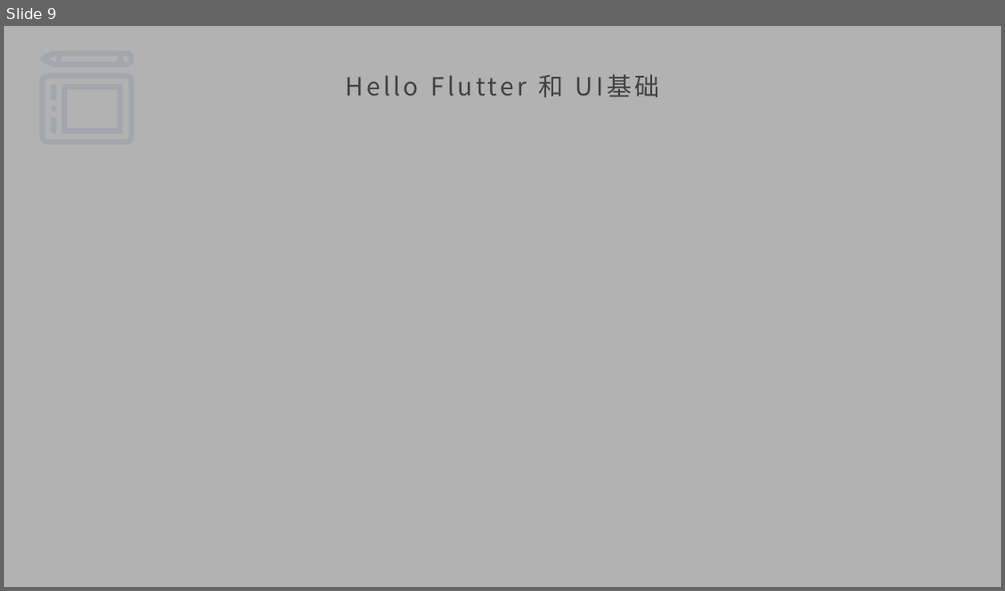
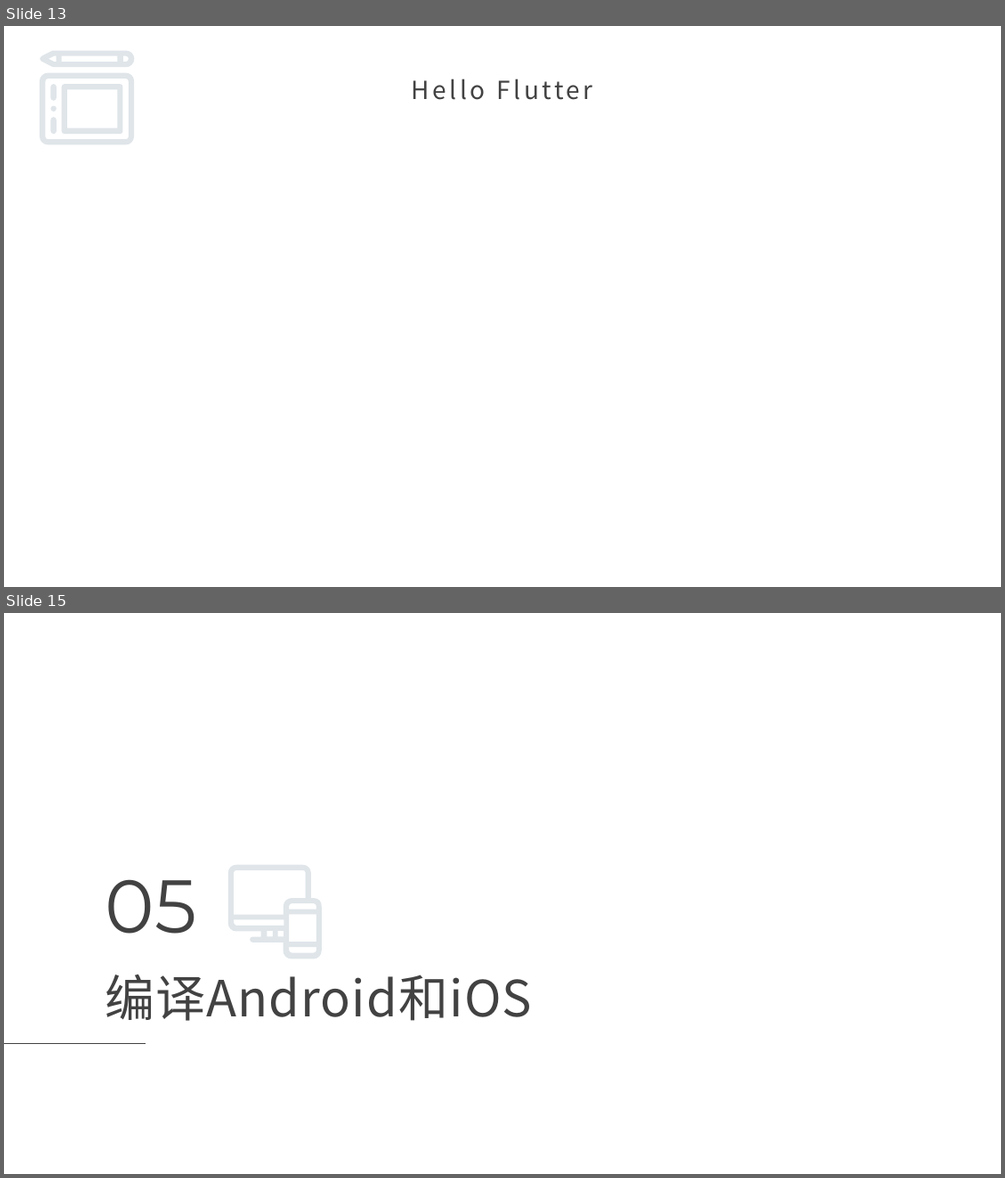
Before and after one commit to maosong-pactera/training, a slide deck: flutter/移动端Flutter_第1课_如何开始工作？.pptx. Shown one above the other, each under a label of ours: slide 9 before the commit, slides 13 and 15 after it; the slides between them are not shown. The pictures are 1005x591 and 1005x1178 pixels, drawn with LibreOffice and Linux fonts; fonts in the diff are those of the drawing; background and template pictures are left out. Boxes give left, top, right and bottom in pixels: in the first picture for what was removed or moved away, otherwise in the second. Text is boxed around its words. In the diff, an @@ line names an element or a change of style, - is before the commit and + after.

```diff
--- a/flutter/移动端Flutter_第1课_如何开始工作？.pptx
+++ b/flutter/移动端Flutter_第1课_如何开始工作？.pptx
@@ slide 15 added at [4,613,1001,1174], background picture (left out) @@
@@ text added at [105,879,197,933], 72 pt, text #424242 @@
+05
@@ freeform shape added at [228,865,323,959], fill #5F7D95 at 20% opacity @@
@@ title added at [105,973,532,1021], 48 pt, text #424242 @@
+编译Android和iOS
@@ line added from (4, 1044) to (146, 1044), #424242 0.75 pt @@
@@ what was slide 9 is now slide 13 @@
@@ slide 13 changed as well @@
@@ rectangle removed at [4,26,1001,587] @@
@@ title at [412,79,593,100]: text changed @@
-Hello Flutter 和 UI基础
+Hello Flutter
```
Also in this commit, not shown: 10 other slides changed, 5 other slides added, 4 other files.
